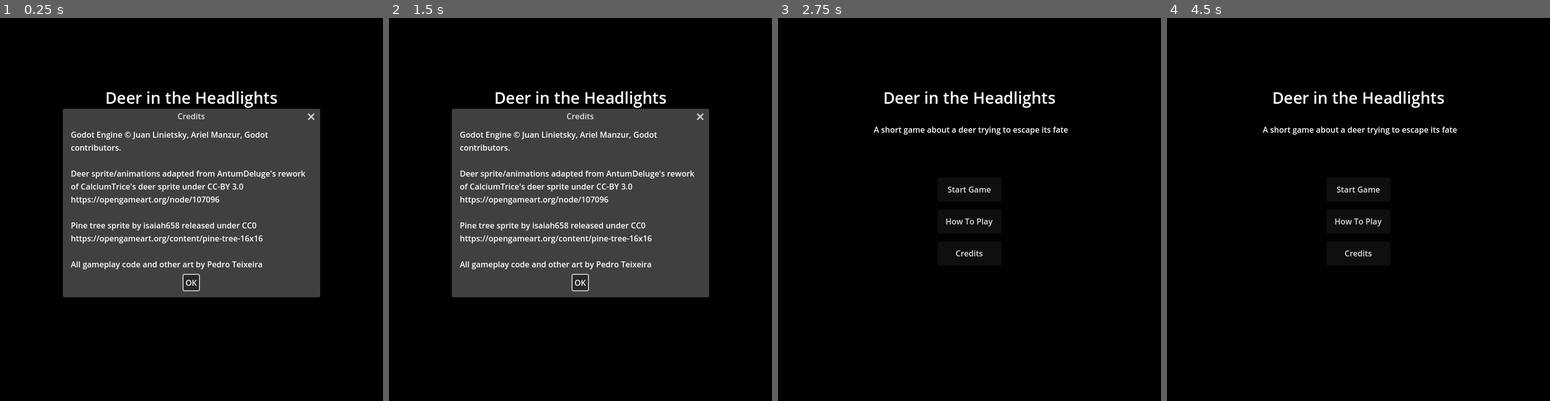
Above: before the commit, frames 1-4 (left to right).
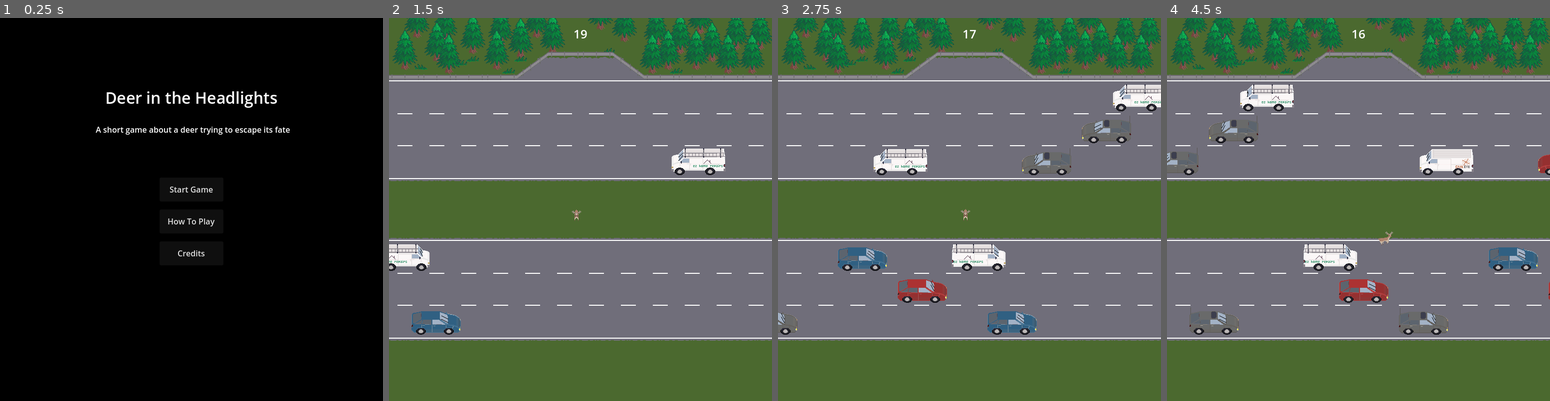
Above: after the commit, the same moments.

Repository: Pedro-T/deer-in-the-headlights
Game: Godot game, scene res://Main.tscn
Same seed, same stepped clock (60 frames per second), same inputs: the game is played once before the commit and once after it.
Inputs (mouse positions are in pixels of both pictures, inside the frame that each line leads up to):
- Up to frame 1 (0.25 s): no input
- Up to frame 2 (1.5 s): click "Start Game" at 0.5 s; click (580, 190) at 1.25 s, where only the run before the commit has a clickable "Start Game"
- Up to frame 3 (2.75 s): click (969, 282) at 2 s, where only the run before the commit has a clickable "OK"
- Up to frame 4 (4.5 s): hold D (move_right) 2.78-3.53 s; hold S (move_down) 3.53-4.28 s; hold D (move_right) from 4.28 s (still down)

The runs differ from the first frame. In frame 1, 33% of the frame differs, in the area x 16-84%, y 23-73%; in frame 2, 100%; in frame 3, 100%, in the area x 0-100%, y 0-100%; in frame 4, 100%.

Commit message:
hide title/credits by default

Diff:
--- a/deer-in-the-headlights/overlay_screens/Screens.tscn
+++ b/deer-in-the-headlights/overlay_screens/Screens.tscn
@@ -35,6 +35,7 @@
 text = "Return to Title"
 
 [node name="TitleScreen" type="Node2D" parent="."]
+visible = false
 
 [node name="ColorRect" type="ColorRect" parent="TitleScreen"]
 offset_right = 768.0
@@ -99,7 +100,6 @@
 title = "Credits"
 initial_position = 1
 size = Vector2i(500, 340)
-visible = true
 dialog_text = "Godot Engine © Juan Linietsky, Ariel Manzur, Godot contributors.
 
 Deer sprite/animations adapted from AntumDeluge's rework of CalciumTrice's deer sprite under CC-BY 3.0
